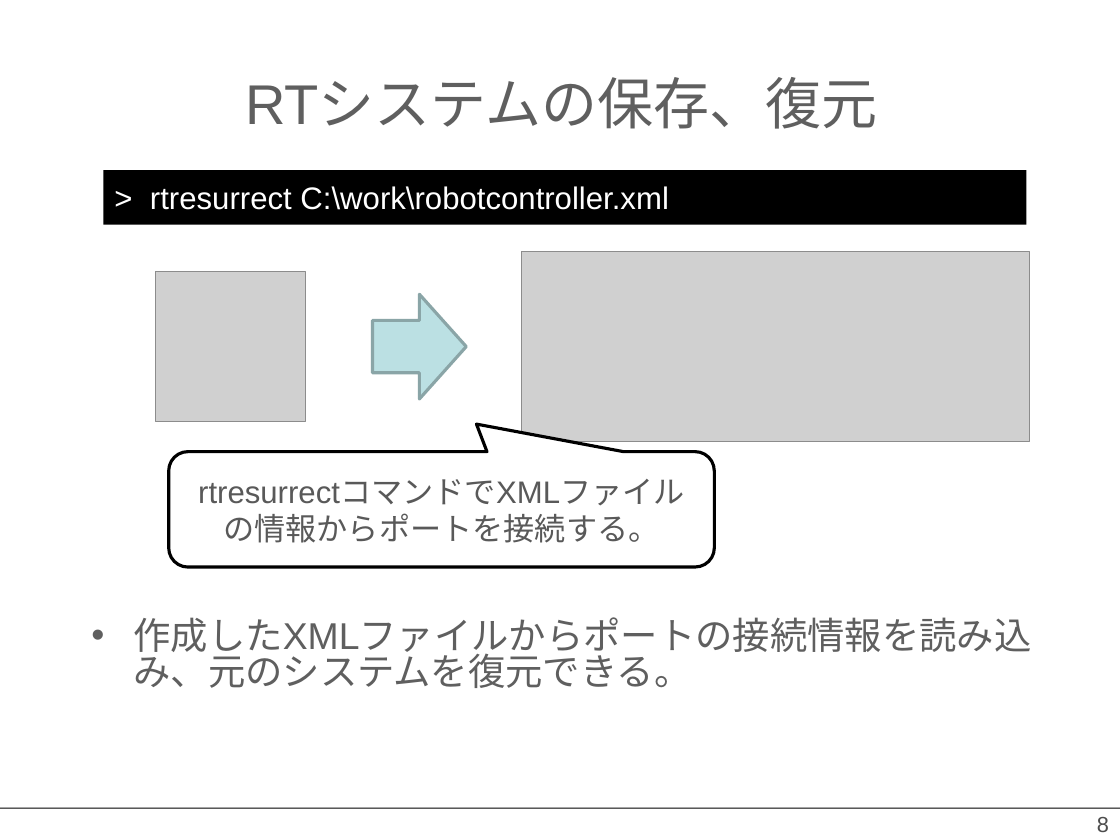
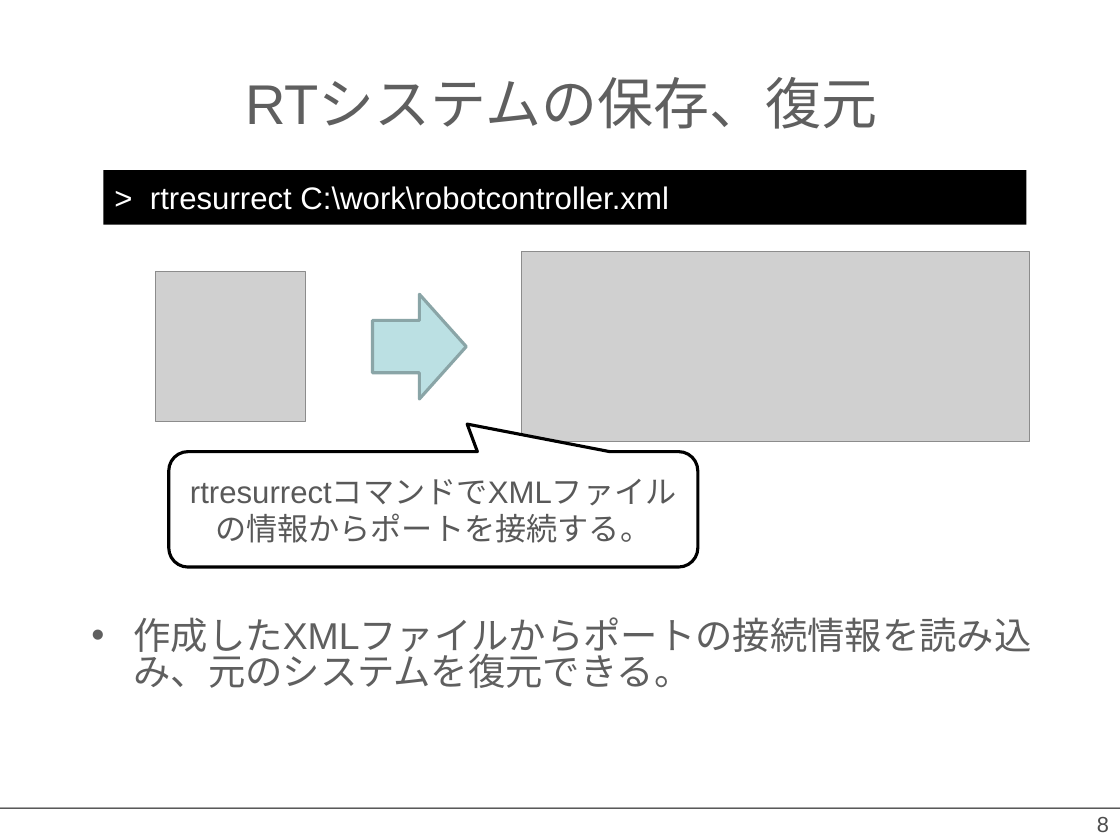
Before and after one commit to OpenRTM/RTM_Tutorial, a slide deck: slide 8 of ppt/rtshell入門.pptx. Drawn at 1120x840 pixels with LibreOffice and Linux fonts; fonts in the diff are those of the drawing; grey boxes stand for pictures; background and template pictures are left out. Boxes give left, top, right and bottom in pixels: in the first picture for what was removed or moved away, otherwise in the second. Text is boxed around its words. In the diff, an @@ line names an element or a change of style, - is before the commit and + after.

```diff
--- a/ppt/rtshell入門.pptx
+++ b/ppt/rtshell入門.pptx
@@ rounded speech box "rtresurrectコマンドでXMLファイルの情報からポートを接続する。" resized from (x1=169, y1=451, x2=715, y2=567) to (x1=169, y1=451, x2=698, y2=567) @@
```
Also in this commit, not shown: 4 other slides changed, 15 other files.
